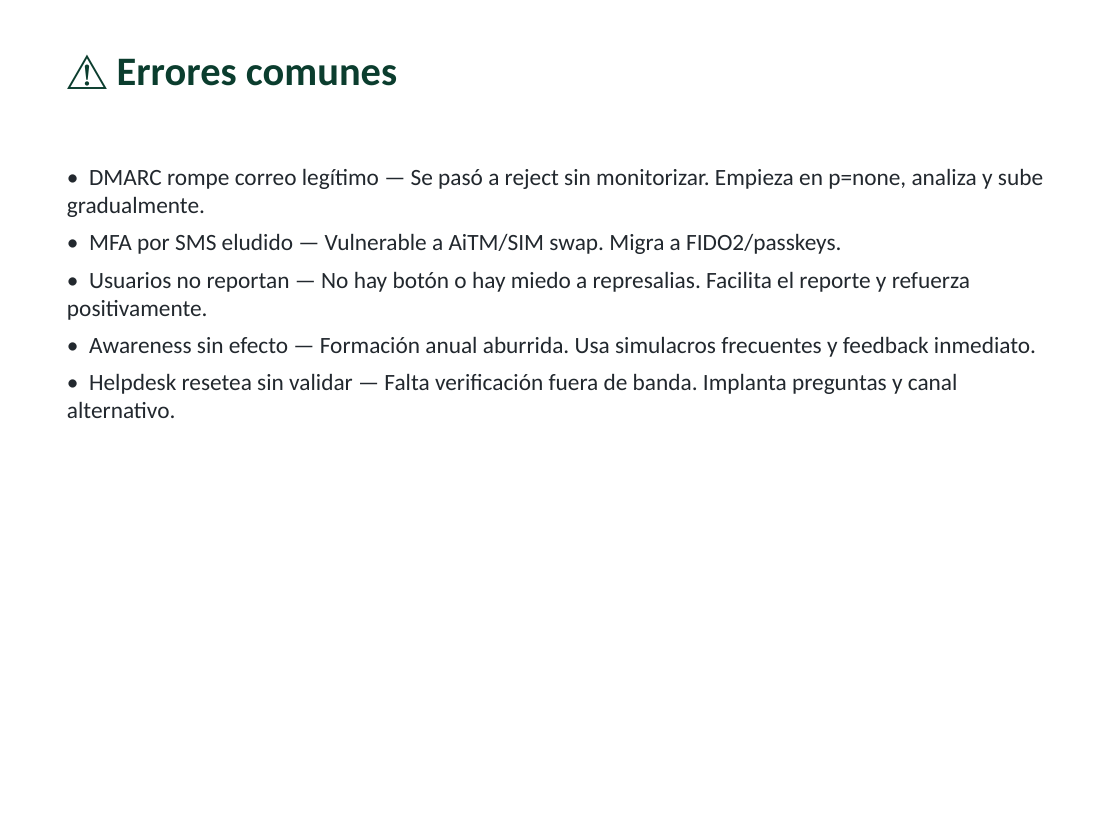
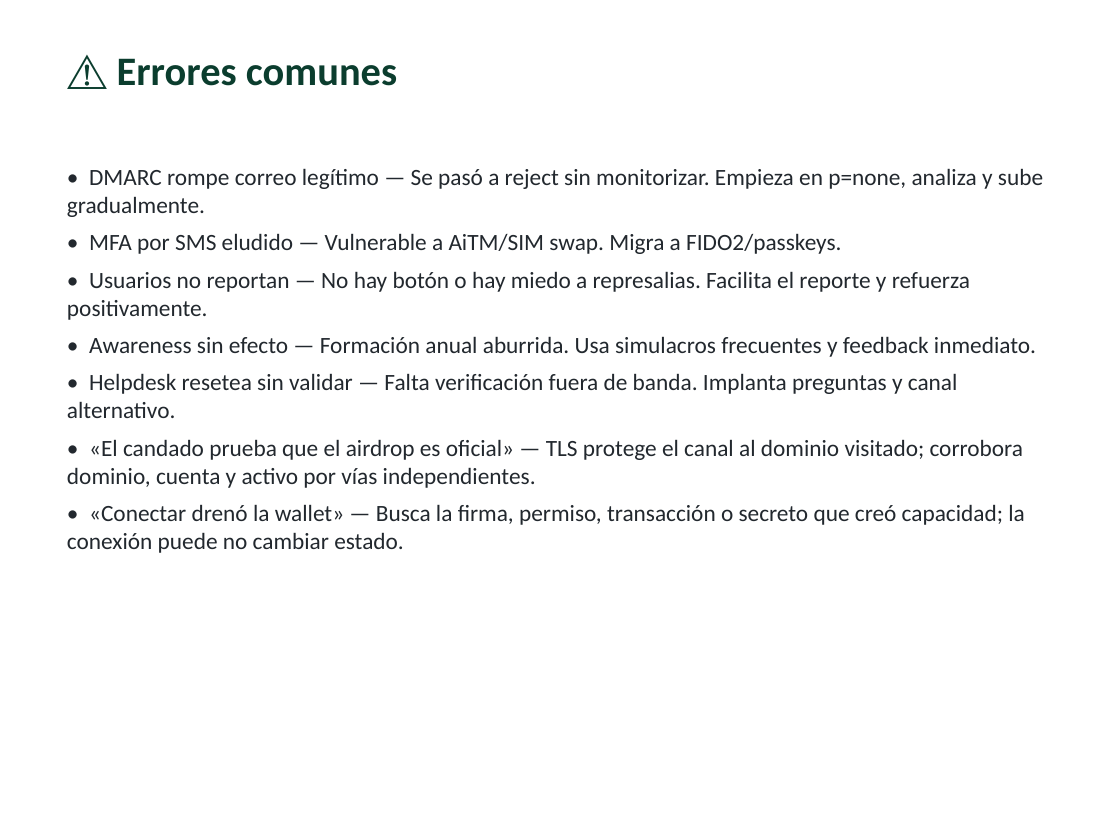
Before and after one commit to vladimiracunadev-create/modern-cybersecurity-program, a slide deck: slide 13 of classes/parte-12-osint-e-ingenieria-social/259-defensa-contra-la-ingenieria-social/clase-259-presentacion.pptx. Drawn at 1120x840 pixels with LibreOffice and Linux fonts; fonts in the diff are those of the drawing. Boxes give left, top, right and bottom in pixels: in the first picture for what was removed or moved away, otherwise in the second. Text is boxed around its words. In the diff, an @@ line names an element or a change of style, - is before the commit and + after.

```diff
--- a/classes/parte-12-osint-e-ingenieria-social/259-defensa-contra-la-ingenieria-social/clase-259-presentacion.pptx
+++ b/classes/parte-12-osint-e-ingenieria-social/259-defensa-contra-la-ingenieria-social/clase-259-presentacion.pptx
@@ text at <box>67,439,1025,553</box>: paragraphs added @@
+• «El candado prueba que el airdrop es oficial» — TLS protege el canal al dominio visitado; corrobora dominio, cuenta y activo por vías independientes.
+• «Conectar drenó la wallet» — Busca la firma, permiso, transacción o secreto que creó capacidad; la conexión puede no cambiar estado.
```
Also in this commit, not shown: 7 other slides changed, 40 other files.
